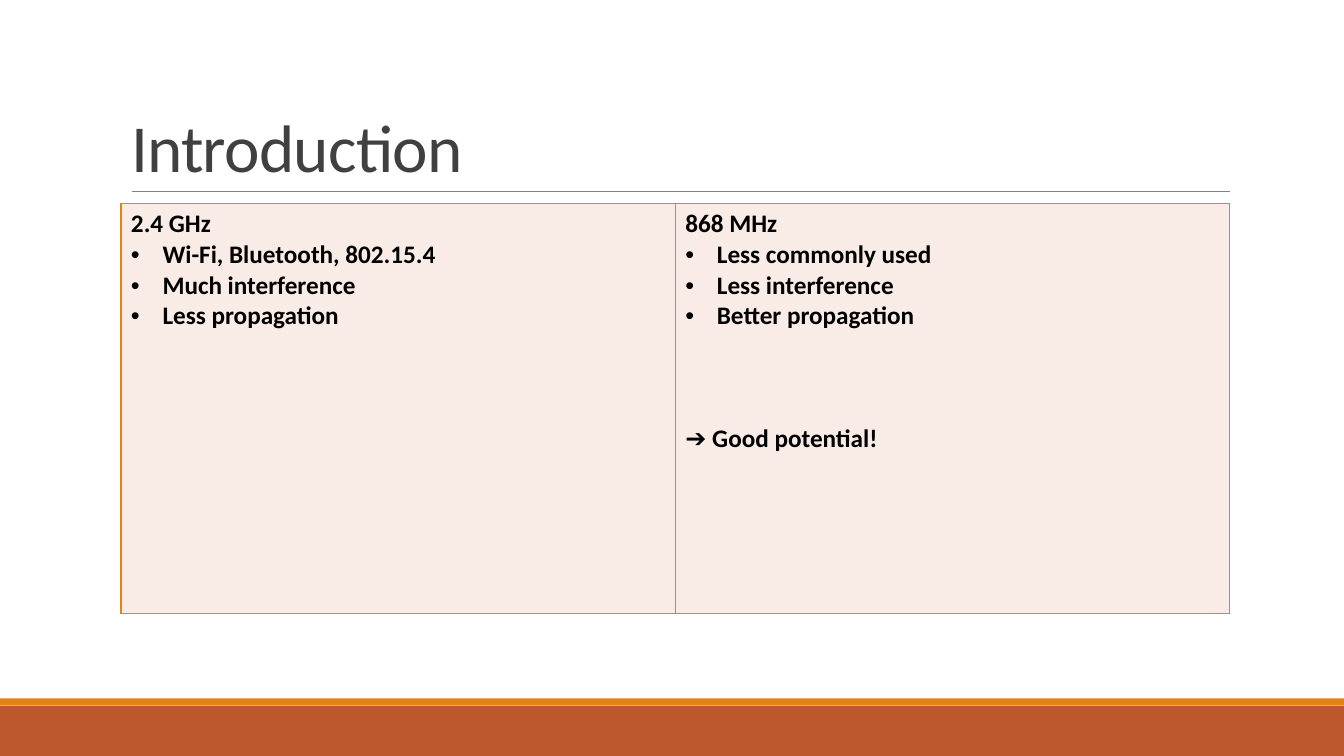
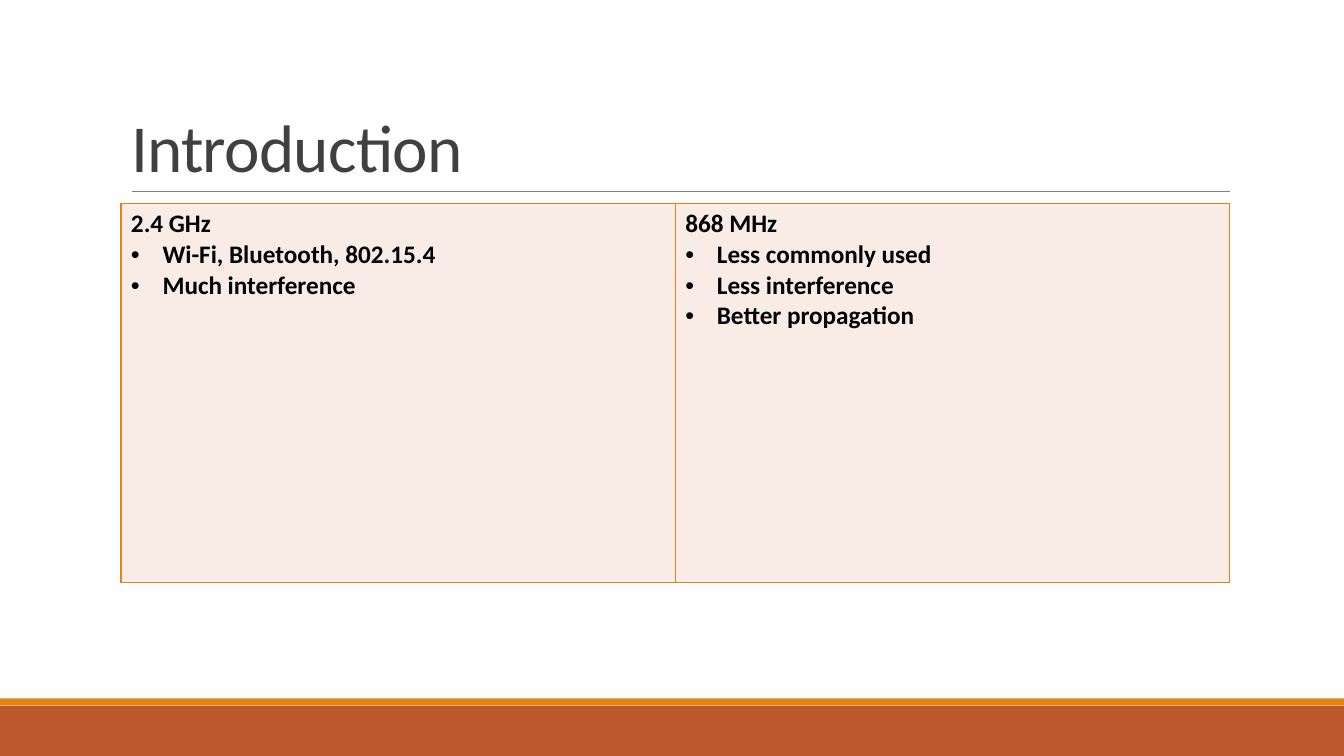
Before and after one commit to MatsDeMeyer/sensorNetworks-2.4vs868, a slide deck: slide 2 of reports/SensorManagementProject.pptx. Drawn at 1344x756 pixels with LibreOffice and Linux fonts; fonts in the diff are those of the drawing. Boxes give left, top, right and bottom in pixels: in the first picture for what was removed or moved away, otherwise in the second. Text is boxed around its words. In the diff, an @@ line names an element or a change of style, - is before the commit and + after.

```diff
--- a/reports/SensorManagementProject.pptx
+++ b/reports/SensorManagementProject.pptx
@@ table at [121,204,1230,577] @@
-row 1, column 1: 2.4 GHz / Wi-Fi, Bluetooth, 802.15.4 / Much interference / Less propagation
+row 1, column 1: 2.4 GHz / Wi-Fi, Bluetooth, 802.15.4 / Much interference
-row 1, column 2: 868 MHz / Less commonly used / Less interference / Better propagation / ➔ Good potential!
+row 1, column 2: 868 MHz / Less commonly used / Less interference / Better propagation
```
Also in this commit, not shown: 3 other slides changed.
